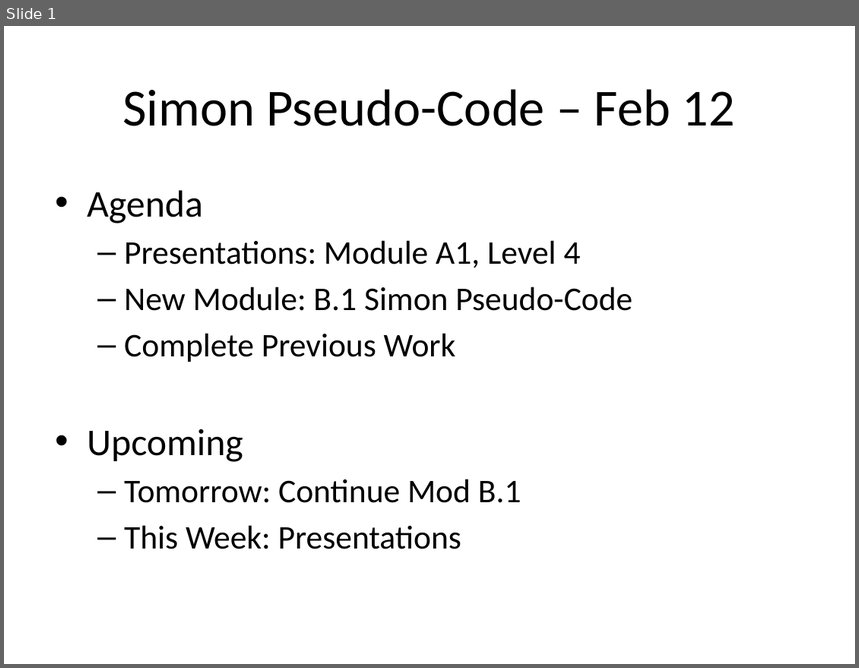
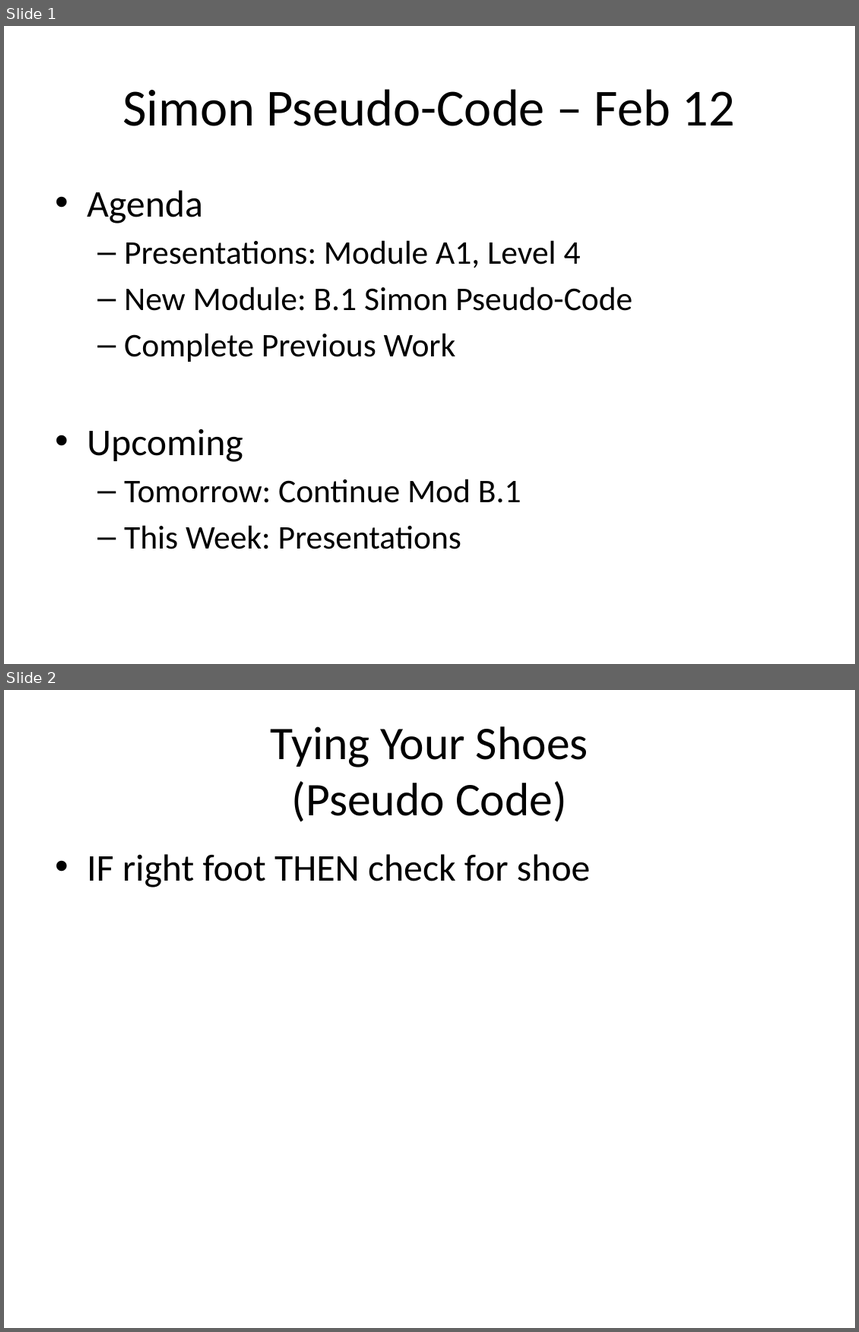
Before and after one commit to DamanTakhar/ICS2O0A, a slide deck: Daily Agendas/Day2.1_SimonPseudoCode_Feb12.pptx. Shown one above the other, each under a label of ours: slide 1 before the commit, slides 1 and 2 after it. The pictures are 859x668 and 859x1332 pixels, drawn with LibreOffice and Linux fonts; fonts in the diff are those of the drawing. Boxes give left, top, right and bottom in pixels: in the first picture for what was removed or moved away, otherwise in the second. Text is boxed around its words. In the diff, an @@ line names an element or a change of style, - is before the commit and + after.

```diff
--- a/Daily Agendas/Day2.1_SimonPseudoCode_Feb12.pptx
+++ b/Daily Agendas/Day2.1_SimonPseudoCode_Feb12.pptx
@@ slide 2 added at (x1=4, y1=690, x2=855, y2=1328), background #FFFFFF @@
@@ title added at (x1=271, y1=726, x2=588, y2=822), 39.6 pt, text #000000 @@
+Tying Your Shoes
+(Pseudo Code)
@@ text added at (x1=87, y1=854, x2=591, y2=888), 32 pt, text #000000 @@
+• IF right foot THEN check for shoe
```
Also in this commit, not shown: 15 other files.
